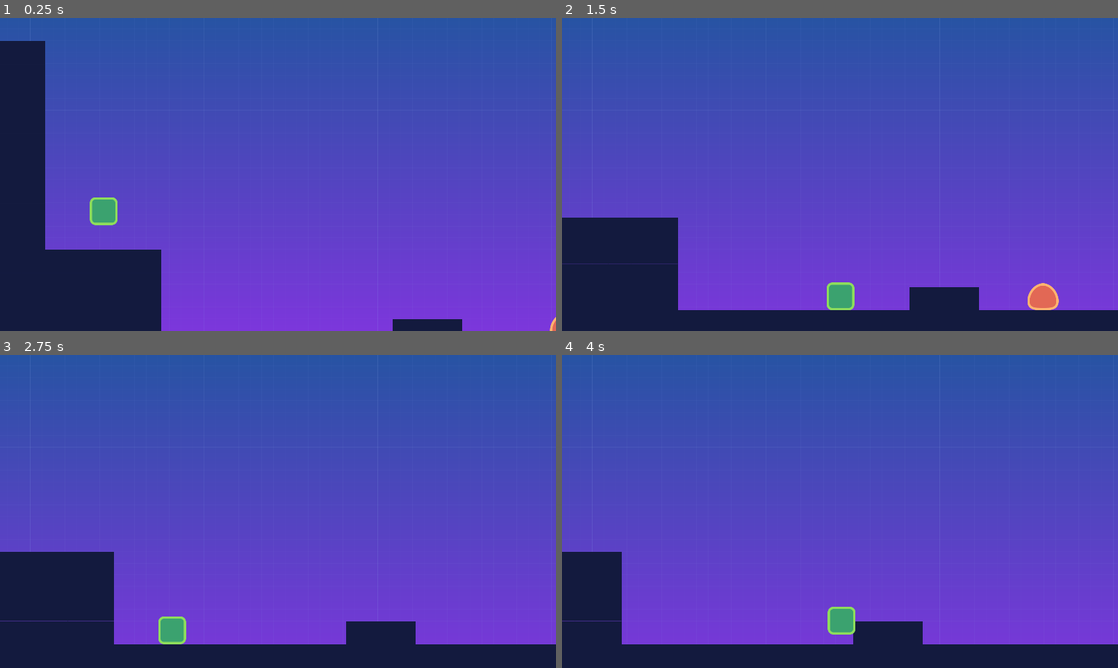
Above: before the commit, frames 1-4 (two rows, left to right).
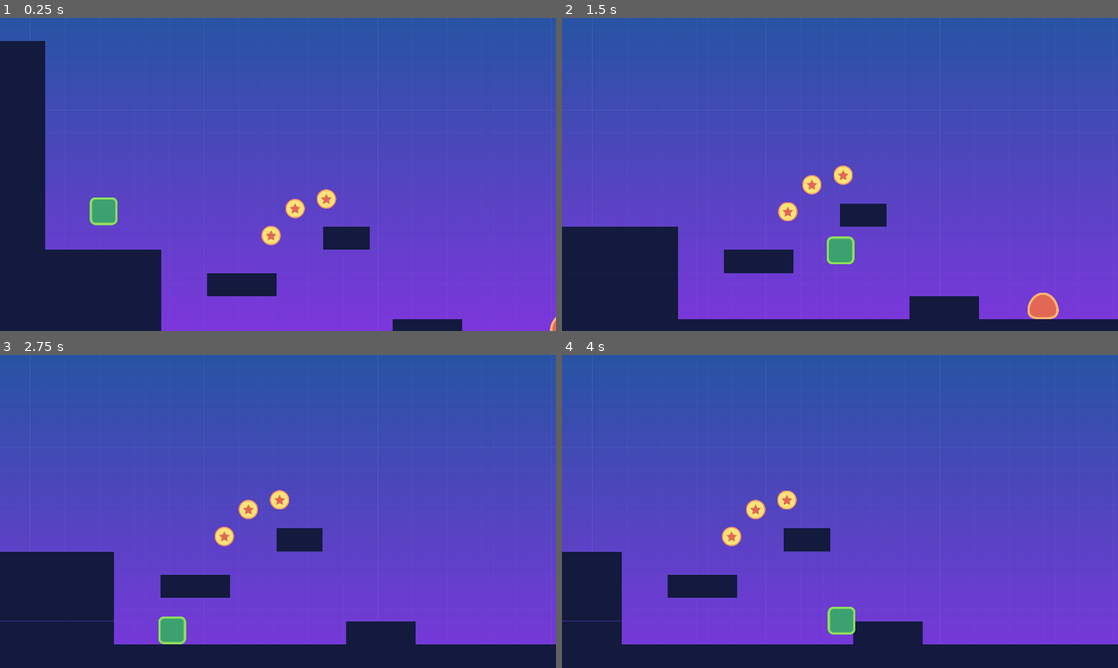
Above: after the commit, the same moments.

Repository: aelkayam/2D-platformer
Game: Godot game, scene res://src/Levels/LevelTemplate.tscn
Two runs of this game, one before a commit and one after it. Both use one fixed random seed, a clock stepped at 60 frames per second and the inputs below.
Inputs:
- Up to frame 1 (0.25 s): no input
- Up to frame 2 (1.5 s): hold D (move_right) from 0.53 s (still down); tap W (jump) at 0.77 s
- Up to frame 3 (2.75 s): tap W (jump) at 1.52 s; release D (move_right) at 2.03 s; hold A (move_left) from 2.03 s (still down)
- Up to frame 4 (4 s): release A (move_left) at 2.78 s; hold D (move_right) from 2.78 s (still down); tap W (jump) at 3.02, 3.77 s

The runs differ from the first frame. In frame 1, 2.1% of the frame differs, in the area x 37-67%, y 54-89%; in frame 2, 6.1%, in the area x 0-100%, y 47-97%; in frame 3, 2.1%; in frame 4, 2.1%.

Commit message:
Added coins

Diff:
--- /dev/null
+++ b/Objects/Coin.tscn
@@ -0,0 +1,97 @@
+[gd_scene load_steps=6 format=2]
+
+[ext_resource path="res://assets/coin.png" type="Texture" id=1]
+[ext_resource path="res://Objects/coin.gd" type="Script" id=2]
+
+[sub_resource type="CircleShape2D" id=1]
+radius = 35.0143
+
+[sub_resource type="Animation" id=2]
+resource_name = "bouncing"
+length = 1.1
+loop = true
+tracks/0/type = "value"
+tracks/0/path = NodePath("coin:position")
+tracks/0/interp = 1
+tracks/0/loop_wrap = true
+tracks/0/imported = false
+tracks/0/enabled = true
+tracks/0/keys = {
+"times": PoolRealArray( 0, 0.6 ),
+"transitions": PoolRealArray( 0.287175, 2.37841 ),
+"update": 0,
+"values": [ Vector2( 0, 8 ), Vector2( 0, -8 ) ]
+}
+tracks/1/type = "value"
+tracks/1/path = NodePath(".:modulate")
+tracks/1/interp = 1
+tracks/1/loop_wrap = true
+tracks/1/imported = false
+tracks/1/enabled = true
+tracks/1/keys = {
+"times": PoolRealArray( 0 ),
+"transitions": PoolRealArray( 1 ),
+"update": 0,
+"values": [ Color( 1, 1, 1, 1 ) ]
+}
+tracks/2/type = "value"
+tracks/2/path = NodePath("CollisionShape2D:position")
+tracks/2/interp = 1
+tracks/2/loop_wrap = true
+tracks/2/imported = false
+tracks/2/enabled = true
+tracks/2/keys = {
+"times": PoolRealArray( 0, 0.6 ),
+"transitions": PoolRealArray( 0.287175, 2.37 ),
+"update": 0,
+"values": [ Vector2( 0, 8 ), Vector2( 0, -8 ) ]
+}
+
+[sub_resource type="Animation" id=4]
+resource_name = "fade_out"
+length = 0.4
+tracks/0/type = "value"
+tracks/0/path = NodePath(".:modulate")
+tracks/0/interp = 1
+tracks/0/loop_wrap = true
+tracks/0/imported = false
+tracks/0/enabled = true
+tracks/0/keys = {
+"times": PoolRealArray( 0, 0.4 ),
+"transitions": PoolRealArray( 1, 1 ),
+"update": 0,
+"values": [ Color( 1, 1, 1, 1 ), Color( 1, 1, 1, 0 ) ]
+}
+tracks/1/type = "method"
+tracks/1/path = NodePath(".")
+tracks/1/interp = 1
+tracks/1/loop_wrap = true
+tracks/1/imported = false
+tracks/1/enabled = true
+tracks/1/keys = {
+"times": PoolRealArray( 0.4 ),
+"transitions": PoolRealArray( 1 ),
+"values": [ {
+"args": [  ],
+"method": "queue_free"
+} ]
+}
+
+[node name="Coin" type="Area2D"]
+collision_layer = 4
+script = ExtResource( 2 )
+
+[node name="coin" type="Sprite" parent="."]
+position = Vector2( 0, 8 )
+texture = ExtResource( 1 )
+
+[node name="CollisionShape2D" type="CollisionShape2D" parent="."]
+position = Vector2( 0, 8 )
+shape = SubResource( 1 )
+
+[node name="AnimationPlayer" type="AnimationPlayer" parent="."]
+autoplay = "bouncing"
+anims/bouncing = SubResource( 2 )
+anims/fade_out = SubResource( 4 )
+
+[connection signal="body_entered" from="." to="." method="_on_body_entered"]
--- /dev/null
+++ b/Objects/coin.gd
@@ -0,0 +1,6 @@
+extends Area2D
+
+onready var anim_player: AnimationPlayer = get_node("AnimationPlayer")
+
+func _on_body_entered(_body: Node) -> void:
+	anim_player.play("fade_out")
--- a/src/Actors/Player.tscn
+++ b/src/Actors/Player.tscn
@@ -14,7 +14,7 @@
 script = ExtResource( 2 )
 max_speed = Vector2( 800, 1200 )
 
-[node name="Player" type="Sprite" parent="."]
+[node name="player" type="Sprite" parent="."]
 position = Vector2( 0, -48 )
 texture = ExtResource( 1 )
 
--- a/src/Levels/LevelTemplate.tscn
+++ b/src/Levels/LevelTemplate.tscn
@@ -1,9 +1,10 @@
-[gd_scene load_steps=7 format=2]
+[gd_scene load_steps=8 format=2]
 
 [ext_resource path="res://assets/tileset.png" type="Texture" id=1]
 [ext_resource path="res://src/Actors/Player.tscn" type="PackedScene" id=2]
 [ext_resource path="res://src/Actors/Enemy.tscn" type="PackedScene" id=3]
 [ext_resource path="res://assets/background.png" type="Texture" id=4]
+[ext_resource path="res://Objects/Coin.tscn" type="PackedScene" id=5]
 
 [sub_resource type="ConvexPolygonShape2D" id=1]
 points = PoolVector2Array( 0, 0, 80, 0, 80, 80, 0, 80 )
@@ -47,7 +48,7 @@
 collision_layer = 8
 collision_mask = 0
 format = 1
-tile_data = PoolIntArray( 65534, 0, 0, 65535, 0, 0, 48, 0, 0 …(394 unchanged characters)… , 0, 0, 589822, 0, 0, 589823, 0, 0, 524336, 0, 0, 524337, 0, 0, 655358, 0, 0, 655359, 0, 0, 589824, 0, 0, 589825, 0, 0, 589826, 0, 0, 589827, 0, 0, 589828, 0, 0, 589872, 0, 0, 589873, 0, 0, 720894, 0, 0, 720895, 0, 0, 655360, 0, 0, 655361, 0, 0, 655362, 0, 0, 655363, 0, 0, 655364, 0, 0, 655408, 0, 0, 655409, 0, 0, 7864 …(2560 unchanged characters)…
+tile_data = PoolIntArray( 65534, 0, 0, 65535, 0, 0, 48, 0, 0 …(394 unchanged characters)… , 0, 0, 589822, 0, 0, 589823, 0, 0, 524300, 0, 0, 524301, 0, 0, 524336, 0, 0, 524337, 0, 0, 655358, 0, 0, 655359, 0, 0, 589824, 0, 0, 589825, 0, 0, 589826, 0, 0, 589827, 0, 0, 589828, 0, 0, 589872, 0, 0, 589873, 0, 0, 720894, 0, 0, 720895, 0, 0, 655360, 0, 0, 655361, 0, 0, 655362, 0, 0, 655363, 0, 0, 655364, 0, 0, 655367, 0, 0, 655368, 0, 0, 655369, 0, 0, 655408, 0, 0, 655409, 0, 0, 7864 …(2560 unchanged characters)…
 
 [node name="Player" parent="." instance=ExtResource( 2 )]
 position = Vector2( 202, 501 )
@@ -61,4 +62,16 @@
 [node name="Enemy2" parent="." instance=ExtResource( 3 )]
 position = Vector2( 3099, 1025 )
 
+[node name="Coin1" parent="." instance=ExtResource( 5 )]
+position = Vector2( 780, 676 )
+
+[node name="Coin2" parent="." instance=ExtResource( 5 )]
+position = Vector2( 863, 583 )
+
+[node name="Coin3" parent="." instance=ExtResource( 5 )]
+position = Vector2( 971, 550 )
+
+[node name="Coin4" parent="." instance=ExtResource( 5 )]
+position = Vector2( 2524, 820 )
+
 [editable path="Player"]
